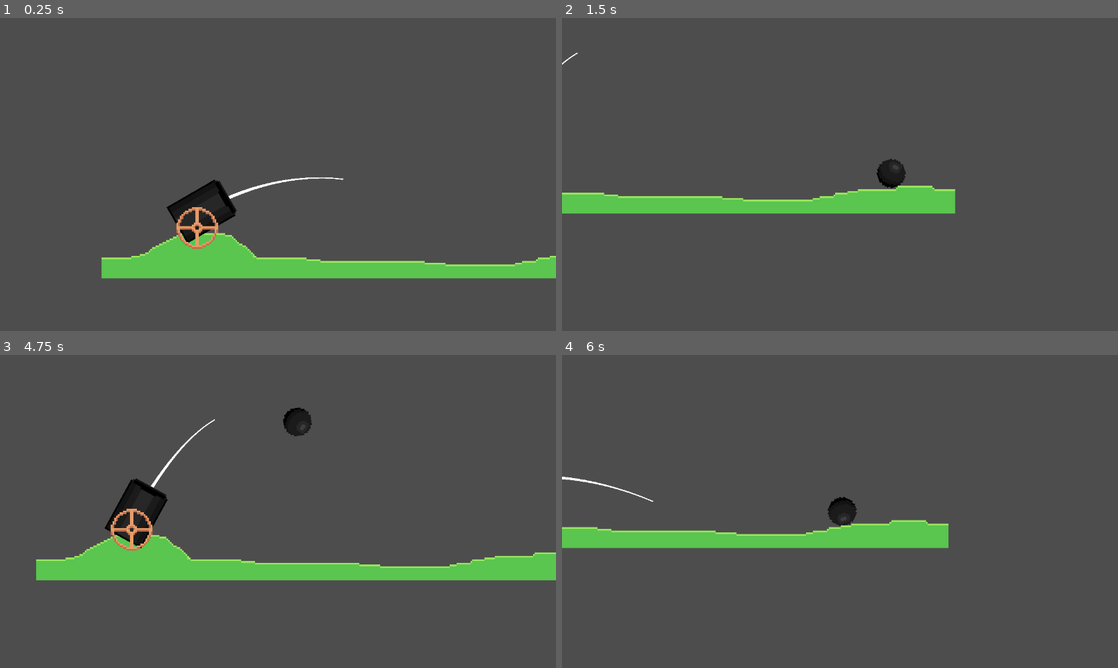
Above: before the commit, frames 1-4 (two rows, left to right).
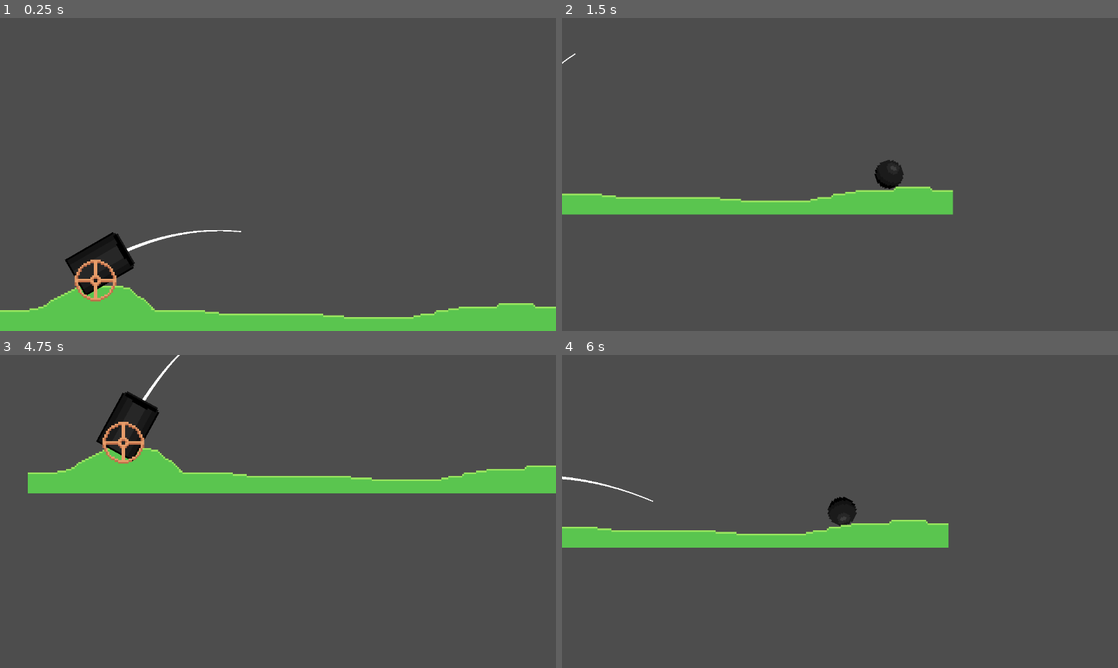
Above: after the commit, the same moments.

Repository: SpicyTime/Newtons-Shot
Game: Godot game, scene res://Main/main.tscn
Same seed, same stepped clock (60 frames per second), same inputs: the game is played once before the commit and once after it.
Inputs:
- Up to frame 1 (0.25 s): no input
- Up to frame 2 (1.5 s): hold D (rotate_right) 0.53-1.28 s; tap Space (shoot) at 0.6, 1.35 s; hold A (rotate_left) from 1.28 s (still down)
- Up to frame 3 (4.75 s): release A (rotate_left) at 2.03 s; hold D (rotate_right) 2.03-3.53 s; tap Space (shoot) at 2.1, 2.85, 3.6, 4.25, 4.35 s; tap Enter at 3.5 s; hold A (rotate_left) from 3.53 s (still down); tap R (reload) at 4.15 s
- Up to frame 4 (6 s): tap Space (shoot) at 5.1, 5.85 s; release A (rotate_left) at 5.78 s; hold D (rotate_right) from 5.78 s (still down)

The runs differ from the first frame. In frame 1, 16% of the frame differs, in the area x 0-100%, y 50-100%; in frame 2, 0.9%; in frame 3, 17%, in the area x 5-100%, y 0-72%; in frame 4, 0.5%.

Commit message:
Fixed the reloading issues

Diff:
--- a/Game/Autoloads/signal_bus.gd
+++ b/Game/Autoloads/signal_bus.gd
@@ -2,4 +2,4 @@
 # Game
 signal game_reset
 # Cannon
-signal cannon_fired(rotation, force)
+signal cannon_fired(rotation: float, force: float)
--- a/Game/Cannon/cannon.gd
+++ b/Game/Cannon/cannon.gd
@@ -16,6 +16,7 @@
 	if shot:
 		SignalBus.cannon_fired.emit(cannon_sprite.rotation - PI / 2, shot_force)
 
+		get_parent().camera_follow_player()
 	var cannon_direction: Vector2 = Vector2(cos(cannon_sprite.rotation - PI / 2), sin(cannon_sprite.rotation - PI / 2))
 	trajectory_line.update_trajectory(cannon_direction, shot_force, 980 * player_gravity_scale, max_points, delta)
 
--- a/Game/game.gd
+++ b/Game/game.gd
@@ -1,14 +1,13 @@
 extends Node2D
 
-func _ready() -> void:
+func camera_follow_player() -> void:
 	var subpixel_camera: SubpixelCamera = find_child("SubpixelCamera")
 	var player: RigidBody2D = find_child("Player")
 	subpixel_camera.follow_node(player)
 
-
-func _process(delta: float) -> void:
+func _process(_delta: float) -> void:
 	if Input.is_action_just_pressed("reload"):
 		SignalBus.game_reset.emit()
 		for child in get_children(true):
 			if child.has_method("reset"):
-				child.reset()
+				child.call_deferred("reset")
--- a/Game/subpixel_camera.gd
+++ b/Game/subpixel_camera.gd
@@ -12,21 +12,21 @@
 	position_smoothing_enabled = smoothing_enabled
 	if position_smoothing_enabled:
 		position_smoothing_speed = smoothing_speed
-
+	SignalBus.cannon_fired.connect(_on_cannon_fired)
 	#move_to(Vector2(100, 100), 10.0)
 	#lerp_to(Vector2(100, 100), 0.01)
 
 
-func _process(delta: float) -> void:
+func _process(_delta: float) -> void:
 	if snap_to_pixels:
 		var snapped: Vector2 = (global_position * pixels_per_unit).round()
 		global_position = snapped
 
 
-func follow_node(node: Node2D, offset: Vector2 = Vector2.ZERO, should_lerp: bool = false) -> void:
+func follow_node(node: Node2D, cam_offset: Vector2 = Vector2.ZERO, should_lerp: bool = false) -> void:
 	var position_reached: bool = false
 	while not cancel_follow:
-		var target_position: Vector2 = node.global_position + offset
+		var target_position: Vector2 = node.global_position + cam_offset
 		# If the position has not been reached we move the camera, either learping or not
 		if not position_reached:
 			if not should_lerp:
@@ -55,6 +55,7 @@
 		else:
 			global_position = target_position
 
+
 func lerp_to(target_position: Vector2 = Vector2.ZERO, lerp_weight: float = 0.01, asynchornously: bool = false) -> void:
 	if asynchornously:
 		while target_position.distance_to(global_position) > 1:
@@ -63,5 +64,12 @@
 	else:
 		pass
 
+
 func reset() -> void:
 	global_position = original_position
+	cancel_follow = true
+
+
+func _on_cannon_fired(rotation: float, force: float) -> void:
+	print("Cancelling")
+	cancel_follow = false
--- a/Player/player.gd
+++ b/Player/player.gd
@@ -1,7 +1,7 @@
 extends RigidBody2D
 var is_in_cannon: bool = true
 var original_position: Vector2 = Vector2.ZERO
-
+var reset_pending: bool = false
 func _ready() -> void:
 	original_position = global_position
 	SignalBus.cannon_fired.connect(_on_cannon_fired)
@@ -13,12 +13,23 @@
 		linear_velocity = direction * force
 		is_in_cannon = false
 
+
 func reset() -> void:
-	position = original_position
-	global_position = original_position
+	reset_pending = true
+
+	#position = original_position
 	freeze = true
 	linear_velocity = Vector2.ZERO
 	is_in_cannon = true
+
+
+func _integrate_forces(state: PhysicsDirectBodyState2D) -> void:
+	if reset_pending:
+		while state.transform.origin != original_position:
+			state.transform.origin = original_position
+		reset_pending = false
+
+
 func _on_cannon_fired(cannon_rotation: float, force: float) -> void:
 	var shot_direction = Vector2(cos(cannon_rotation), sin(cannon_rotation) )
 	apply_cannon_force(shot_direction, force)
